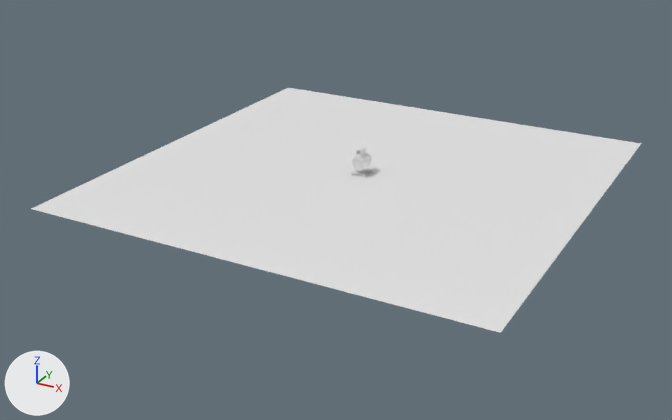
What one commit did to the Blender file speaker.blend.
One viewpoint serves both versions: a camera (50 mm lens) standing at (56.3, -110.2, 48.3) and looking at (-2.2, -3.9, -4.9). The lights are fixed; the arrows at lower left show +X, +Y and +Z.

In view in the first picture: 'Circle.001', 'ground'.
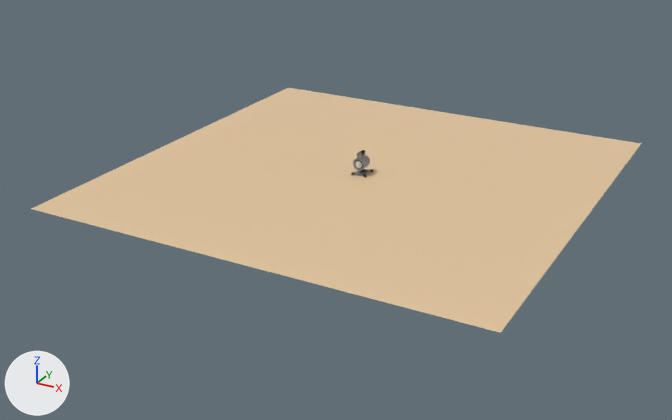
Where the change shows, as pixel boxes (x1, y1, x2, y2) in the pictures (672 x 420 px; the box of a moved part takes in the faces that stretch with it):
'ground', recoloured (white to beige)
    both: (31, 88, 641, 333)
'Circle.001', reshaped, moved, rescaled (10% narrower, 12% shorter)
    before: (352, 147, 371, 171)
    after: (353, 150, 370, 171)
'Circle.005', moved, rescaled
    before: (354, 159, 363, 168)
    after: (355, 160, 363, 169)
'Circle.011', moved, rescaled
    before: (353, 161, 364, 171)
    after: (353, 160, 364, 171)
part 1 of me_circle_001, moved or reshaped
    before: (357, 147, 371, 168)
    after: (357, 150, 370, 168)
part 2 of me_circle_001, recoloured
    before: (352, 150, 366, 171)
    after: (353, 153, 365, 171)

The change, as a list of edits to the scene's bpy script:
```text
Add mat_black_rubber:
    mat_black_rubber = principled_material('black rubber')
    mat_black_rubber.base_color = (0.0, 0.0, 0.0)  # black #000000
    mat_black_rubber.roughness = 0.7
Add mat_silver_base:
    mat_silver_base = principled_material('silver base')
    mat_silver_base.base_color = (0.43, 0.432, 0.439)  # grey #afb0b1
    mat_silver_base.metallic = 1.0
    mat_silver_base.roughness = 0.735
Add mat_bg:
    mat_bg = principled_material('bg')
    mat_bg.base_color = (0.8, 0.583, 0.352)  # beige #e7c9a0
Change me_plane_001:
    where me_plane_001.from_pydata(...)  # 4 vertices, 1 face; spans x -1.0..1.0, y -1.0..1.0, z 0.0
    add me_plane_001.materials.append(mat_bg)  # beige #e7c9a0
Change me_circle_001:
    used by ob_circle_001; location = (0.0, -0.3, 1.7)
    remove me_circle_001.from_pydata(...)  # 142 vertices, 134 faces; spans x -1.14..1.14, y -1.13..1.99, z -1.14..2.05
    add me_circle_001.from_pydata(...)  # 159 vertices, 149 faces; spans x -1.14..1.14, y -1.13..1.99, z -1.14..2.05
    me_circle_001 part 1
    29 vertices are removed from x -1.14..1.14, y 0.62..0.95, z -1.14..2.05
    42 faces are deleted
    9 vertices in x -0.27..0.27, y -0.35, z 1.34..1.88 move by (0.0, -0.38, 0.0)
    1 vertex moves from x 0.0, y 0.62, z 1.14 to x 0.0, y 0.35, z 1.14
    10 vertices are added at x -0.25..0.25, y 0.35..0.8, z 1.15..1.93
    18 new vertices lie (0.0, 0.37, 0.0) away from vertices in x -1.14..1.14, y -1.08, z -1.14..2.05
    18 new vertices lie (0.0, 1.06, 0.0) away from vertices in x -1.14..1.14, y -0.71, z -1.14..2.05
    42 new faces join them, mat_silver_base (grey #afb0b1)
    15 new faces join them, mat_black_rubber (black #000000)
    me_circle_001 part 2: 92 faces spanning x -1.14..1.14, y -1.13..1.99, z -1.14..2.05 switch from no material to mat_silver_base (grey #afb0b1)
    add me_circle_001.materials.append(mat_black_rubber)  # black #000000
Change ob_circle_001:
    ob_circle_001.location: (0.0, -0.3, 1.7) -> (0.0, -0.3, 1.5)
    ob_circle_001.scale: (1.0, 1.0, 1.0) -> (0.87, 0.87, 0.87)
```
